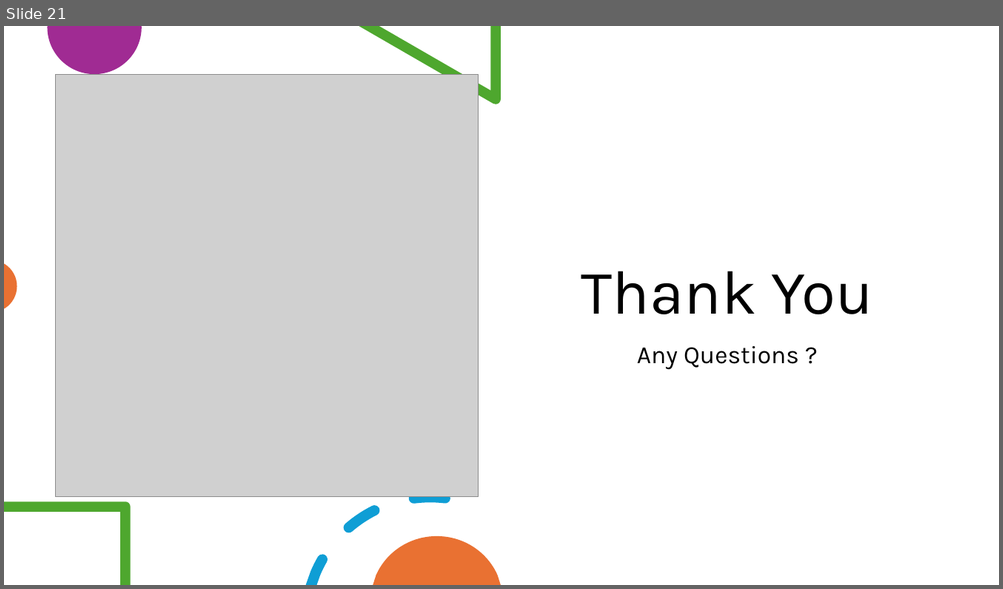
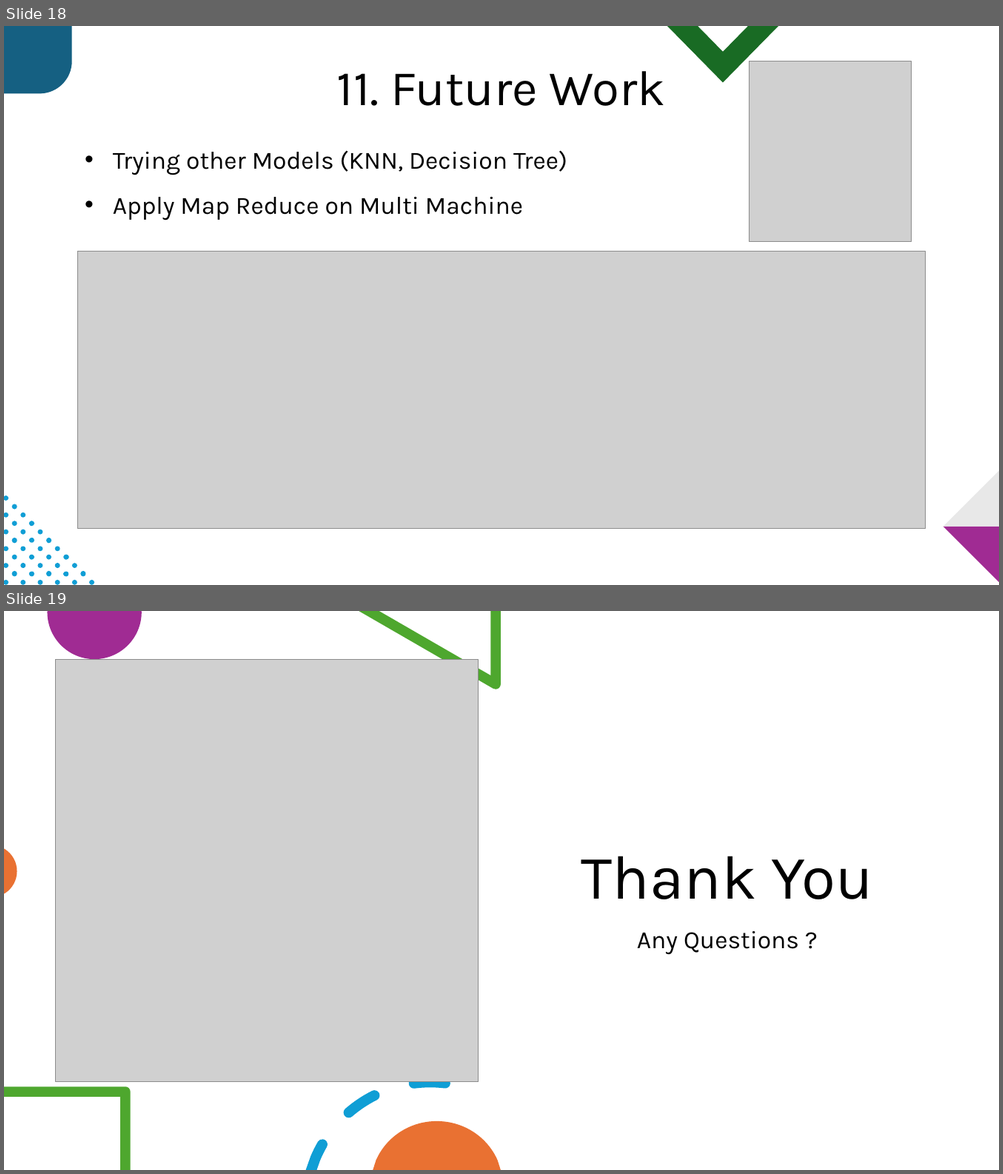
Before and after one commit to BasmaElhoseny01/Credit-Score-Classification-and-Analysis, a slide deck: Presentation.pptx. Shown one above the other, each under a label of ours: slide 21 before the commit, slides 18 and 19 after it. The pictures are 1003x589 and 1003x1174 pixels, drawn with LibreOffice and Linux fonts; fonts in the diff are those of the drawing; grey boxes stand for pictures. Boxes give left, top, right and bottom in pixels: in the first picture for what was removed or moved away, otherwise in the second. Text is boxed around its words. In the diff, an @@ line names an element or a change of style, - is before the commit and + after.

```diff
--- a/Presentation.pptx
+++ b/Presentation.pptx
@@ slide 18 added at <box>4,26,999,585</box>, background #FFFFFF @@
@@ freeform shape added at <box>4,26,72,94</box>, fill #156082 @@
@@ freeform shape added at <box>667,26,779,83</box>, fill #196B24 @@
@@ picture added at <box>749,61,911,241</box> @@
@@ text added at <box>337,71,666,106</box>, 48 pt, text #000000 @@
+11. Future Work
@@ text added at <box>113,150,567,221</box>, 24 pt, text #000000 @@
+• Trying other Models (KNN, Decision Tree)
+• Apply Map Reduce on Multi Machine
@@ picture added at <box>77,251,925,529</box> @@
@@ freeform shape added at <box>943,471,999,528</box>, fill #E8E8E8 @@
@@ freeform shape added at <box>943,527,999,582</box>, fill #A02B93 @@
@@ group added at <box>4,496,94,585</box>: 36 freeform shapes @@
@@ what was slide 21 is now slide 19 @@
```
Also in this commit, not shown: 10 slides changed, 7 other slides added, 10 slides removed, 6 other files.
